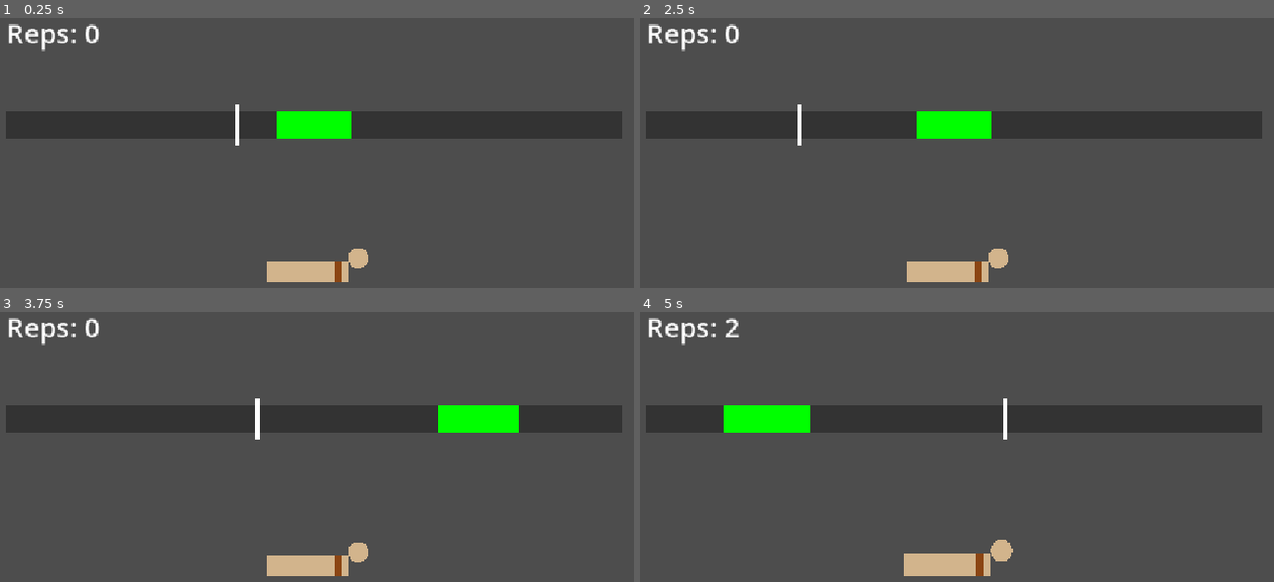
Above: before the commit, frames 1-4 (two rows, left to right).
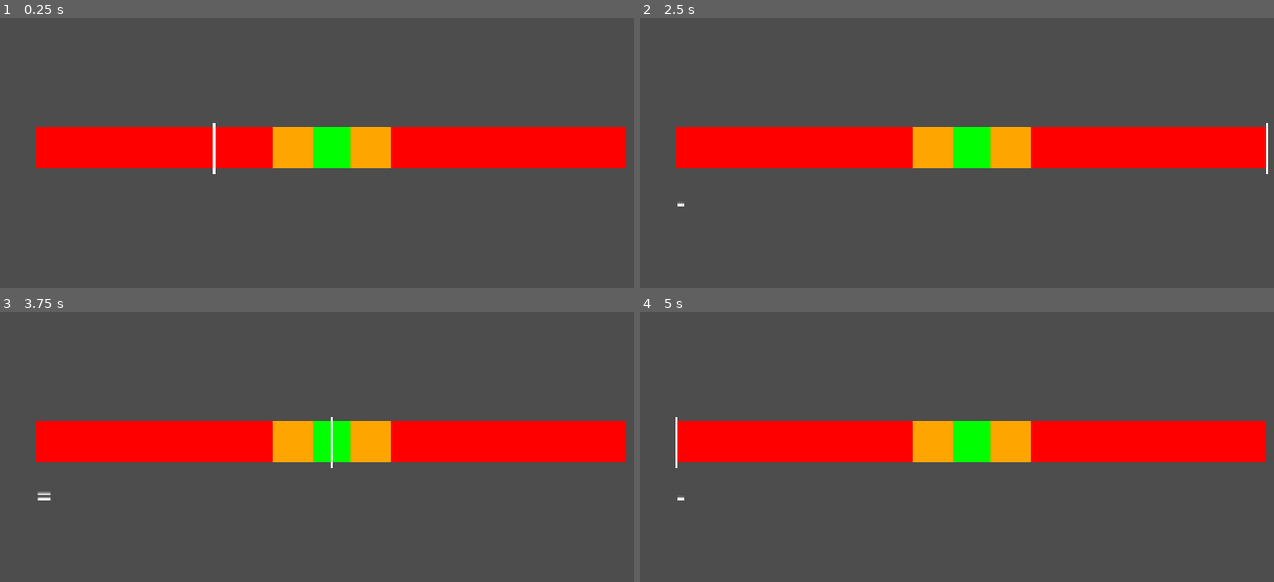
Above: after the commit, the same moments.

Repository: molive6316github/lil-pushup-dude
Game: Godot game, scene res://node_2d.tscn
The game is run twice, just before and just after one commit, with the same random seed, the same clock (stepped at 60 frames per second) and the same inputs.
Inputs (mouse positions are in pixels of both pictures, inside the frame that each line leads up to):
- Up to frame 1 (0.25 s): no input
- Up to frame 2 (2.5 s): tap Enter (ui_accept) at 0.5, 1.35, 1.52, 1.82 s; move the mouse to (1147, 107) at 0.52 s; hold Enter (ui_accept) 0.53-1.28 s; click (1147, 107) at 0.67 s; move the mouse to (811, 150) at 1.27 s; click (811, 150) at 1.42 s; move the mouse to (1052, 31) at 2.02 s; hold Enter (ui_accept) from 2.03 s (still down); click (1052, 31) at 2.17 s
- Up to frame 3 (3.75 s): move the mouse to (291, 509) at 2.77 s; release Enter (ui_accept) at 2.78 s; tap Enter (ui_accept) at 2.85, 3.02, 3.32 s; click (291, 509) at 2.92 s; move the mouse to (570, 487) at 3.52 s; hold Enter (ui_accept) from 3.53 s (still down); click (570, 487) at 3.67 s
- Up to frame 4 (5 s): move the mouse to (735, 355) at 4.27 s; release Enter (ui_accept) at 4.28 s; tap Enter (ui_accept) at 4.35, 4.52, 4.82 s; click (735, 355) at 4.42 s

The runs differ from the first frame. In frame 1, 22% of the frame differs, in the area x 0-99%, y 2-98%; in frame 2, 22%; in frame 3, 22%; in frame 4, 22%.

Commit message:
Bar!!
im starting so late 😭

but in this commit i made a little bar that serves as the main part of the game, and it shows a little symbol for what it does 👍 yay

Diff:
--- a/control.gd
+++ b/control.gd
@@ -1,47 +1,41 @@
 extends Control
+
+@onready var label: Label = $Label
 
 var pos := 0.0
 var dir := 1.0
-var speed := 1.5
-var zone_w := 0.12
-var zone_c := 0.5
-var reps := 0
-var guy_scale := 1.0
+var speed := 1.2
+var green_half := 0.03
+var yellow_half := 0.10
+
+func _ready():
+	label.add_theme_font_size_override("font_size", 40)
+	label.text = ""
 
 func _process(delta):
 	pos += dir * speed * delta
 	if pos >= 1.0: pos = 1.0; dir = -1.0
 	if pos <= 0.0: pos = 0.0; dir = 1.0
+	var w := size.x * 0.75
+	label.position = Vector2((size.x - w) / 2.0, size.y * 0.5 + 80)
 	queue_redraw()
 
 func _input(e):
 	if (e is InputEventMouseButton and e.pressed) or e.is_action_pressed("ui_accept"):
-		check()
-
-func check():
-	if abs(pos - zone_c) <= zone_w / 2.0:
-		reps += 1
-		zone_w = min(0.5, 0.12 + reps * 0.01)
-		speed = max(0.6, 1.5 - reps * 0.02)
-		zone_c = randf_range(zone_w / 2.0, 1.0 - zone_w / 2.0)
-		guy_scale = 1.0 + reps * 0.03
-	else:
-		reps = max(0, reps - 1)
-		guy_scale = 1.0 + reps * 0.03
+		var d = abs(pos - 0.5)
+		if d <= green_half:
+			label.text = "+"
+		elif d <= yellow_half:
+			label.text = "="
+		else:
+			label.text = "-"
 
 func _draw():
-	var x := 100.0
-	var w := 900.0
-	var y := 300.0
-	draw_rect(Rect2(x, y, w, 40), Color(0.2, 0.2, 0.2))
-	draw_rect(Rect2(x + (zone_c - zone_w / 2.0) * w, y, zone_w * w, 40), Color.GREEN)
-	draw_rect(Rect2(x + pos * w - 3, y - 10, 6, 60), Color.WHITE)
-	draw_string(ThemeDB.fallback_font, Vector2(x, 200), "Reps: %d" % reps, HORIZONTAL_ALIGNMENT_LEFT, -1, 40)
-
-	# the guy
-	var gx := 540.0
-	var gy := 550.0
-	var s := guy_scale
-	draw_rect(Rect2(gx - 60 * s, gy - 30 * s, 120 * s, 30 * s), Color.TAN)
-	draw_circle(Vector2(gx + 75 * s, gy - 35 * s), 15 * s, Color.TAN)
-	draw_rect(Rect2(gx + 40 * s, gy - 30 * s, 10 * s, 30 * s), Color.SADDLE_BROWN)
+	var w := size.x * 0.75
+	var x := (size.x - w) / 2.0
+	var y := size.y * 0.5
+	var h := 60.0
+	draw_rect(Rect2(x, y, w, h), Color.RED)
+	draw_rect(Rect2(x + (0.5 - yellow_half) * w, y, yellow_half * 2.0 * w, h), Color.ORANGE)
+	draw_rect(Rect2(x + (0.5 - green_half) * w, y, green_half * 2.0 * w, h), Color.GREEN)
+	draw_rect(Rect2(x + pos * w - 2, y - 8, 4, h + 16), Color.WHITE)
--- a/node_2d.tscn
+++ b/node_2d.tscn
@@ -14,3 +14,8 @@
 grow_horizontal = 2
 grow_vertical = 2
 script = ExtResource("1_wtcfe")
+
+[node name="Label" type="Label" parent="Node/Control" unique_id=2115672644]
+layout_mode = 0
+offset_right = 40.0
+offset_bottom = 23.0
